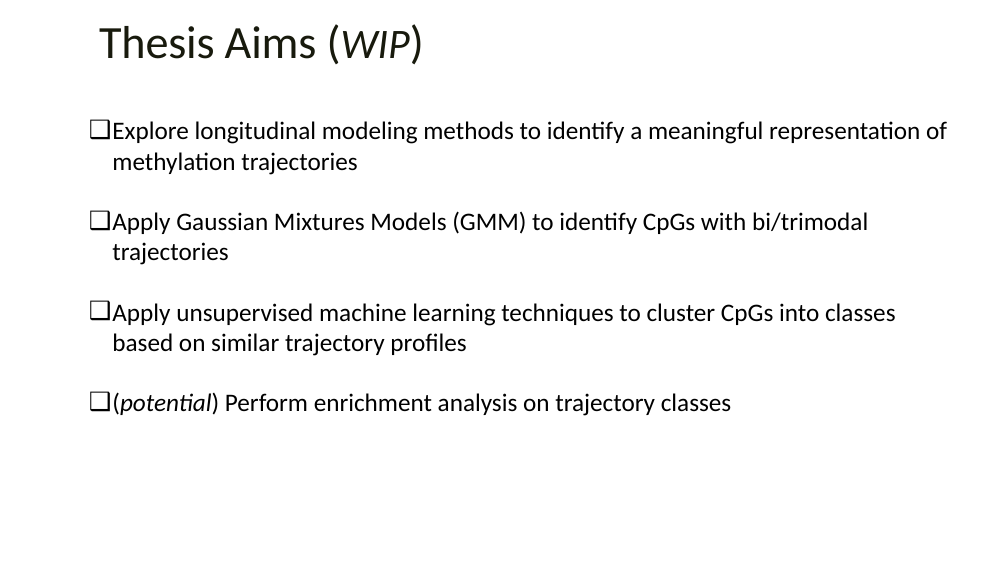
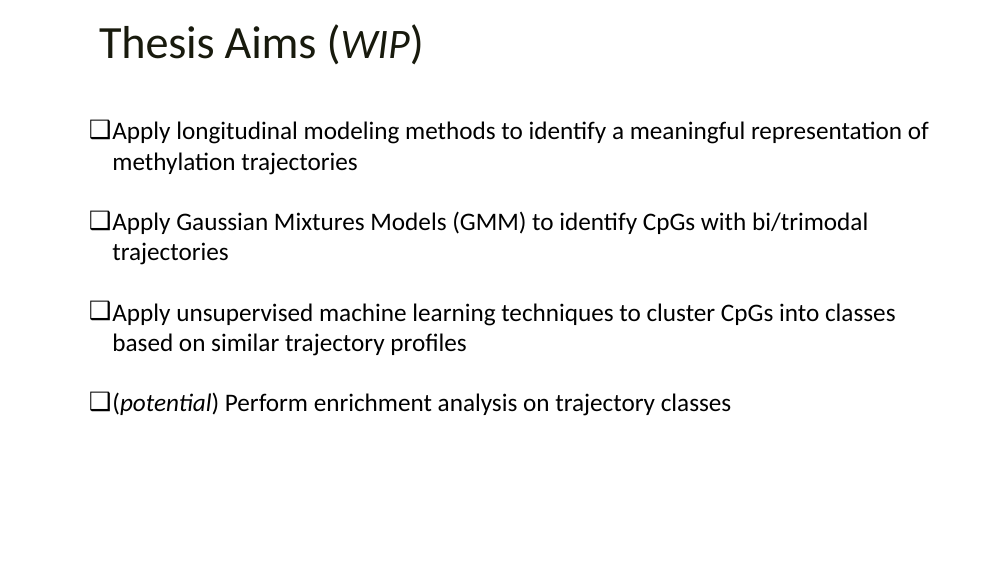
Before and after one commit to rysummers/teddy-dnam-analysis, a slide deck: slide 2 of reports/meeting_6-18-26.pptx. Drawn at 1008x567 pixels with LibreOffice and Linux fonts; fonts in the diff are those of the drawing; background and template pictures are left out. Boxes give left, top, right and bottom in pixels: in the first picture for what was removed or moved away, otherwise in the second. Text is boxed around its words. In the diff, an @@ line names an element or a change of style, - is before the commit and + after.

Commit message:
Peformed sensitivity analysis to determine optimum degrees of freedom for spline coefficients. Updated main .RMD and added additional scripts to run toy models on local machine. Additionally analyses include: running mixed effects model to predict more ages along a sequential and evenly space age grid, performing omnibus F tests on spline coefficients for filtering flat and transient trajectories, and sample runs of functional PCA.

```diff
--- a/reports/meeting_6-18-26.pptx
+++ b/reports/meeting_6-18-26.pptx
@@ text at bbox=[112, 121, 929, 175]: text changed @@
-❑ Explore longitudinal modeling methods to identify a meaningful representation of methylation trajectories
+❑ Apply longitudinal modeling methods to identify a meaningful representation of methylation trajectories
```
Also in this commit, not shown: 2 other slides changed, 26 other files.
